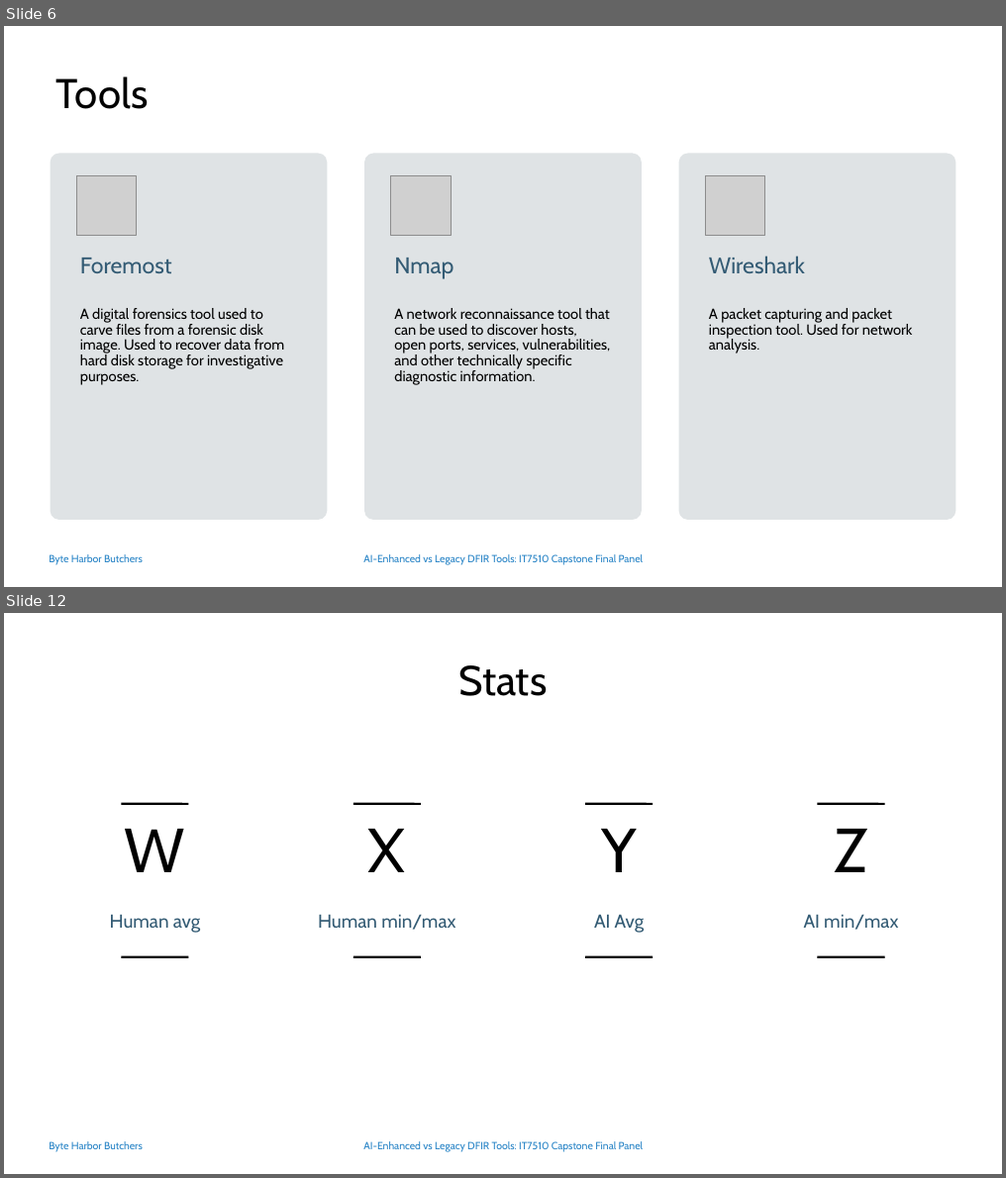
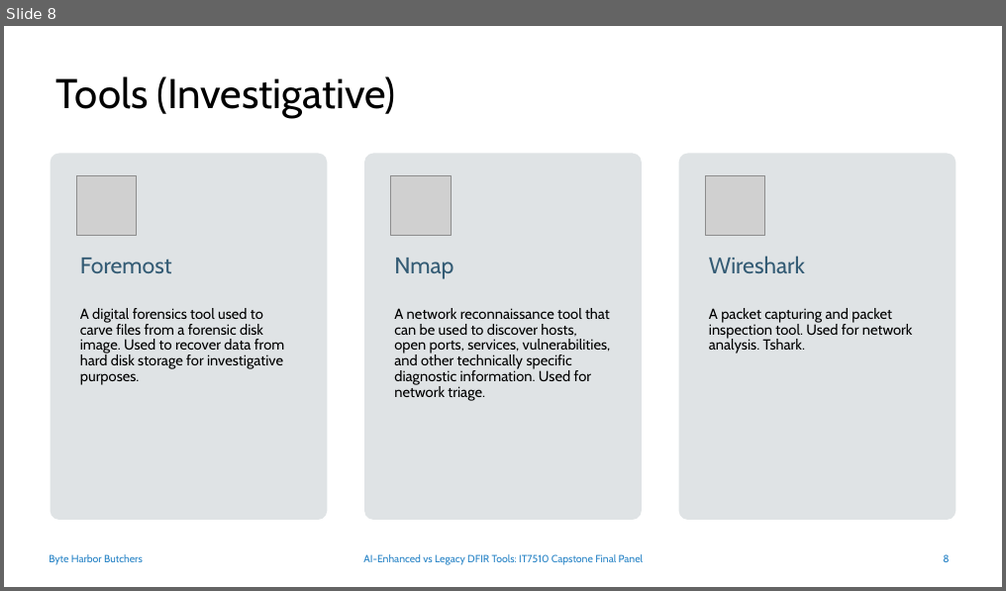
Before and after one commit to DavidSushames/BHB-Capstone, a slide deck: Academic Documents/Final Panel Presentation/Final Panel Slides 1.1 - DS.pptx. Shown one above the other, each under a label of ours: slides 6 and 12 before the commit, slide 8 after it; the slides between them are not shown. The pictures are 1006x1178 and 1006x591 pixels, drawn with LibreOffice and Linux fonts; fonts in the diff are those of the drawing; grey boxes stand for pictures; background and template pictures are left out. Boxes give left, top, right and bottom in pixels: in the first picture for what was removed or moved away, otherwise in the second. Text is boxed around its words. In the diff, an @@ line names an element or a change of style, - is before the commit and + after.

```diff
--- a/Academic Documents/Final Panel Presentation/Final Panel Slides 1.1 - DS.pptx
+++ b/Academic Documents/Final Panel Presentation/Final Panel Slides 1.1 - DS.pptx
@@ slide 12 removed at [4, 613, 1002, 1174], background #FFFFFF; not listed: 2 template elements that a slide beside it also shows @@
@@ title removed at [458, 665, 547, 696] @@
-Stats
@@ line removed from (122, 804) to (189, 804) @@
@@ line removed from (353, 804) to (421, 804) @@
@@ line removed from (586, 804) to (653, 804) @@
@@ line removed from (818, 804) to (885, 804) @@
@@ text removed at [125, 829, 185, 872] @@
-W
@@ text removed at [368, 829, 406, 872] @@
-X
@@ text removed at [601, 829, 637, 872] @@
-Y
@@ text removed at [834, 829, 868, 872] @@
-Z
@@ text removed at [110, 914, 200, 933] @@
-Human avg
@@ text removed at [318, 914, 455, 930] @@
-Human min/max
@@ text removed at [594, 914, 645, 933] @@
-AI Avg
@@ text removed at [804, 914, 898, 930] @@
-AI min/max
@@ line removed from (122, 958) to (189, 958) @@
@@ line removed from (353, 958) to (421, 958) @@
@@ line removed from (586, 958) to (653, 958) @@
@@ line removed from (818, 958) to (885, 958) @@
@@ what was slide 6 is now slide 8 @@
@@ slide 8 changed as well @@
@@ title at [56, 76, 396, 118]: text changed @@
-Tools
+Tools (Investigative)
@@ text at [394, 308, 611, 401]: text changed @@
-A network reconnaissance tool that can be used to discover hosts, open ports, services, vulnerabilities, and other technically specific diagnostic information.
+A network reconnaissance tool that can be used to discover hosts, open ports, services, vulnerabilities, and other technically specific diagnostic information. Used for network triage.
@@ text at [709, 308, 913, 354]: text changed @@
-A packet capturing and packet inspection tool. Used for network analysis.
+A packet capturing and packet inspection tool. Used for network analysis. Tshark.
@@ page number added at [943, 555, 948, 563], 10 pt, text #2683C6 @@
+8
```
Also in this commit, not shown: 5 other slides changed, 16 slides added, 8 other slides removed, 2 other files.
